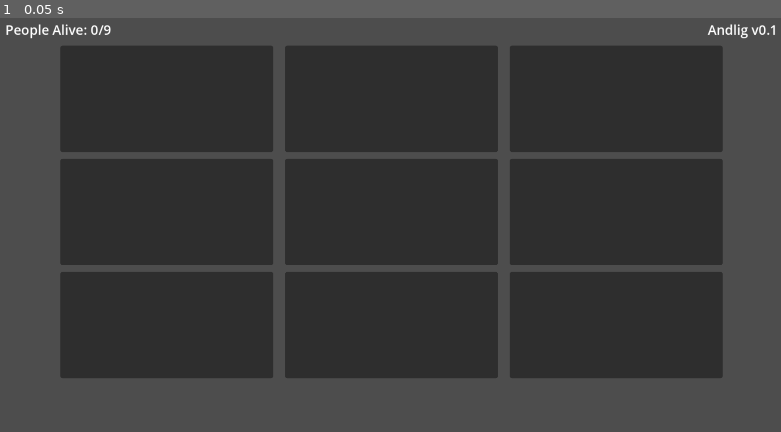
Above: before the commit, frame 1.
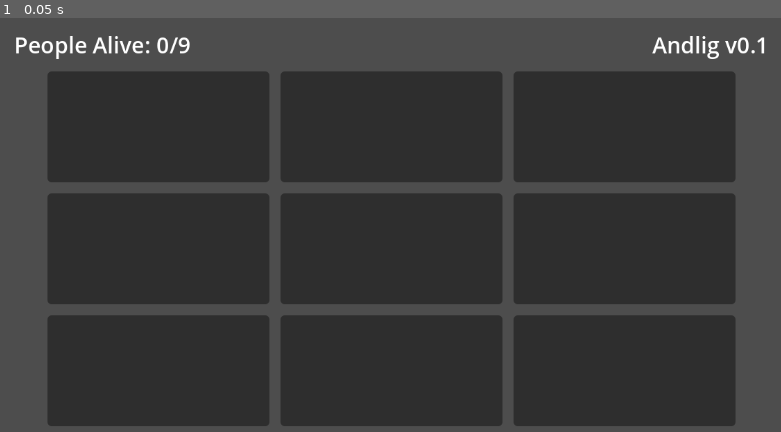
Above: after the commit, the same moment.

Repository: TheTwoBoom/andlig
Game: Godot game, scene res://game.tscn
Same seed, same stepped clock (60 frames per second), same inputs: the game is played once before the commit and once after it. Before the commit the project has no main scene; this scene is started directly in both runs.
Inputs:
- Up to frame 1 (0.05 s): no input

The runs differ from the first frame. In frame 1, 25% of the frame differs, in the area x 0-100%, y 1-99%.

Commit message:
Fixed res on laptops

Diff:
--- a/game.tscn
+++ b/game.tscn
@@ -59,51 +59,51 @@
 [node name="GridContainer" type="GridContainer" parent="MarginContainer/VBoxContainer/CenterContainer"]
 layout_mode = 2
 size_flags_horizontal = 0
-theme_override_constants/h_separation = 28
+theme_override_constants/h_separation = 16
 theme_override_constants/v_separation = 16
 columns = 3
 
 [node name="PanelContainer" type="PanelContainer" parent="MarginContainer/VBoxContainer/CenterContainer/GridContainer"]
-custom_minimum_size = Vector2(512, 256)
+custom_minimum_size = Vector2(320, 160)
 layout_mode = 2
 theme_override_styles/panel = SubResource("StyleBoxFlat_mwb40")
 
 [node name="PanelContainer2" type="PanelContainer" parent="MarginContainer/VBoxContainer/CenterContainer/GridContainer"]
-custom_minimum_size = Vector2(512, 256)
+custom_minimum_size = Vector2(320, 160)
 layout_mode = 2
 theme_override_styles/panel = SubResource("StyleBoxFlat_mwb40")
 
 [node name="PanelContainer3" type="PanelContainer" parent="MarginContainer/VBoxContainer/CenterContainer/GridContainer"]
-custom_minimum_size = Vector2(512, 256)
+custom_minimum_size = Vector2(320, 160)
 layout_mode = 2
 theme_override_styles/panel = SubResource("StyleBoxFlat_mwb40")
 
 [node name="PanelContainer4" type="PanelContainer" parent="MarginContainer/VBoxContainer/CenterContainer/GridContainer"]
-custom_minimum_size = Vector2(512, 256)
+custom_minimum_size = Vector2(320, 160)
 layout_mode = 2
 theme_override_styles/panel = SubResource("StyleBoxFlat_mwb40")
 
 [node name="PanelContainer5" type="PanelContainer" parent="MarginContainer/VBoxContainer/CenterContainer/GridContainer"]
-custom_minimum_size = Vector2(512, 256)
+custom_minimum_size = Vector2(320, 160)
 layout_mode = 2
 theme_override_styles/panel = SubResource("StyleBoxFlat_mwb40")
 
 [node name="PanelContainer6" type="PanelContainer" parent="MarginContainer/VBoxContainer/CenterContainer/GridContainer"]
-custom_minimum_size = Vector2(512, 256)
+custom_minimum_size = Vector2(320, 160)
 layout_mode = 2
 theme_override_styles/panel = SubResource("StyleBoxFlat_mwb40")
 
 [node name="PanelContainer7" type="PanelContainer" parent="MarginContainer/VBoxContainer/CenterContainer/GridContainer"]
-custom_minimum_size = Vector2(512, 256)
+custom_minimum_size = Vector2(320, 160)
 layout_mode = 2
 theme_override_styles/panel = SubResource("StyleBoxFlat_mwb40")
 
 [node name="PanelContainer8" type="PanelContainer" parent="MarginContainer/VBoxContainer/CenterContainer/GridContainer"]
-custom_minimum_size = Vector2(512, 256)
+custom_minimum_size = Vector2(320, 160)
 layout_mode = 2
 theme_override_styles/panel = SubResource("StyleBoxFlat_mwb40")
 
 [node name="PanelContainer9" type="PanelContainer" parent="MarginContainer/VBoxContainer/CenterContainer/GridContainer"]
-custom_minimum_size = Vector2(512, 256)
+custom_minimum_size = Vector2(320, 160)
 layout_mode = 2
 theme_override_styles/panel = SubResource("StyleBoxFlat_mwb40")
--- a/project.godot
+++ b/project.godot
@@ -11,12 +11,8 @@
 [application]
 
 config/name="Andlig"
+run/main_scene="uid://bak6y7ydlyjv3"
 config/features=PackedStringArray("4.5", "GL Compatibility")
-
-[display]
-
-window/size/viewport_width=1920
-window/size/viewport_height=1080
 
 [rendering]
 
Not shown: 1 places in scanner.tscn that only renumber resources
